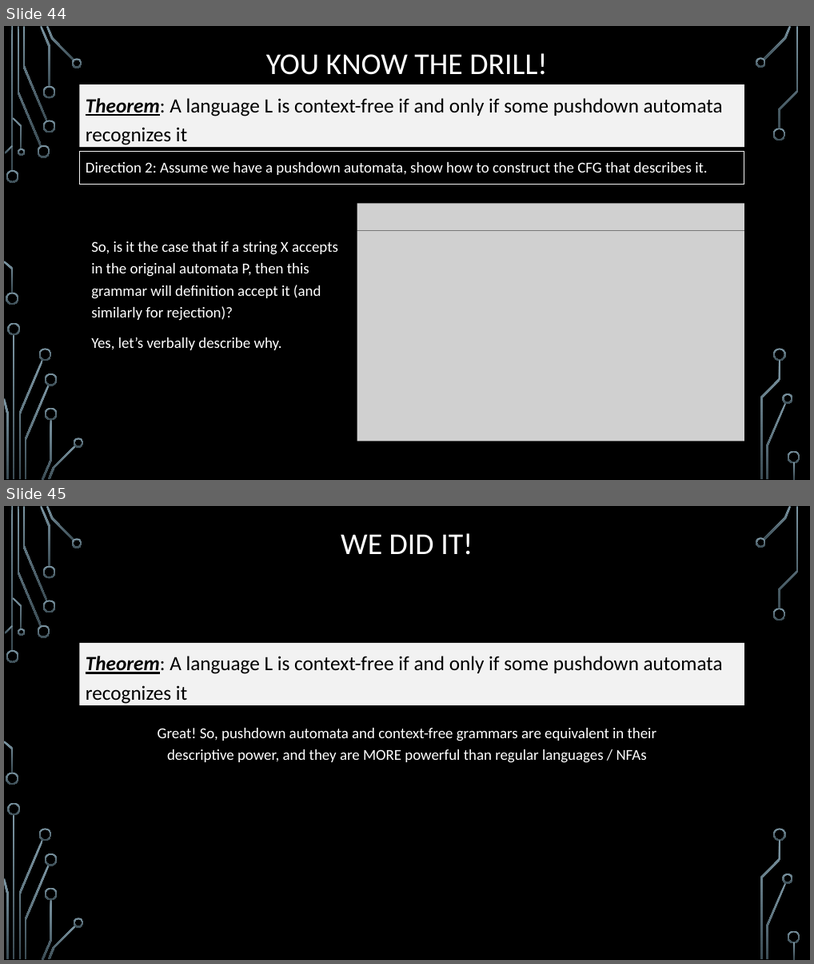
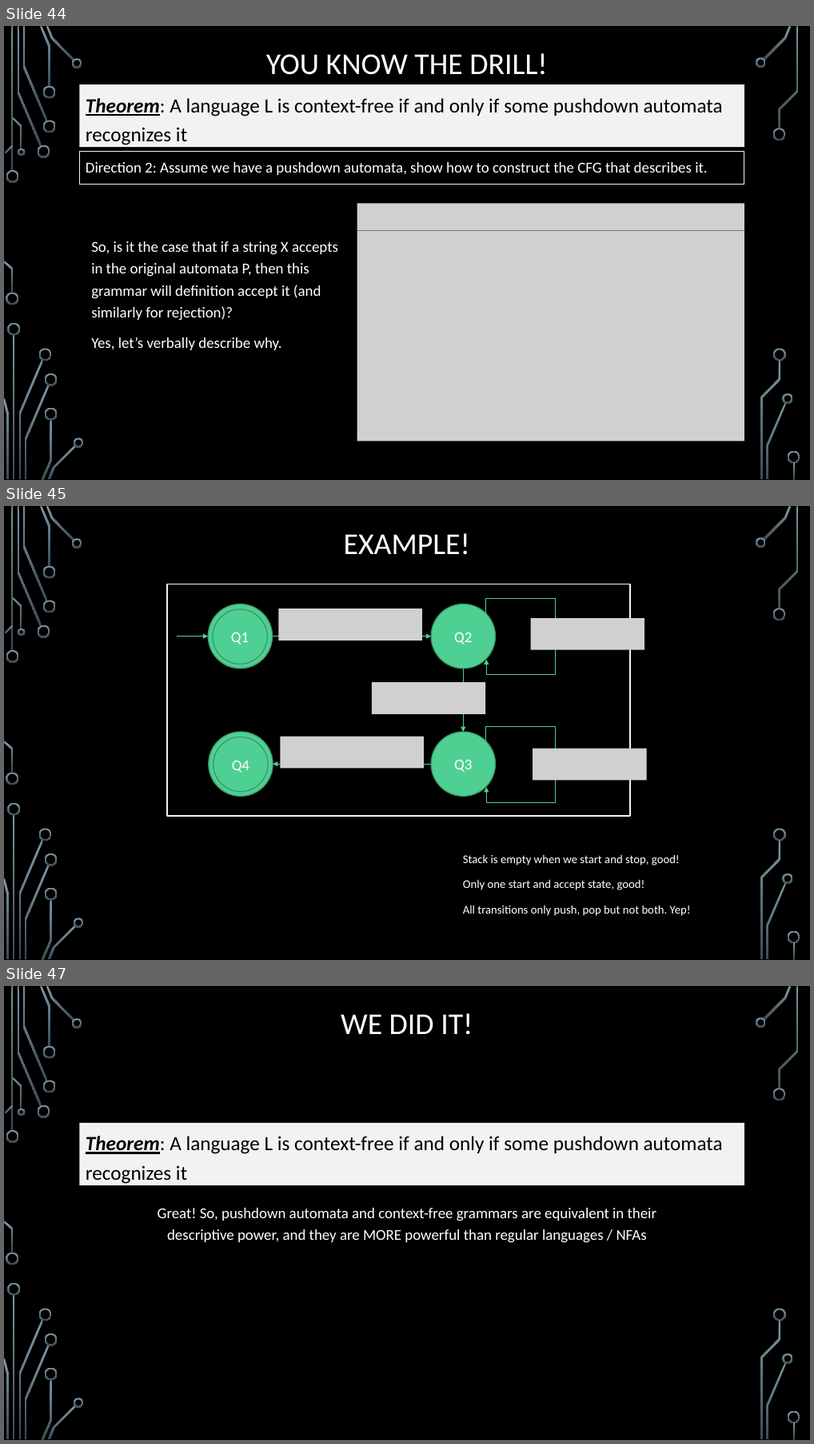
Before and after one commit to markfloryan/dmt2, a slide deck: slides/03-ContextFreeLanguages.pptx. Shown one above the other, each under a label of ours: slides 44 and 45 before the commit, slides 44, 45 and 47 after it; the slides between them are not shown. The pictures are 814x964 and 814x1444 pixels, drawn with LibreOffice and Linux fonts; fonts in the diff are those of the drawing; grey boxes stand for pictures; background and template pictures are left out. Boxes give left, top, right and bottom in pixels: in the first picture for what was removed or moved away, otherwise in the second. Text is boxed around its words. In the diff, an @@ line names an element or a change of style, - is before the commit and + after.

Commit message:
slide w/ new example

```diff
--- a/slides/03-ContextFreeLanguages.pptx
+++ b/slides/03-ContextFreeLanguages.pptx
@@ slide 45 added at [4,506,810,960], background picture (left out); not listed: 36 template elements that a slide beside it also shows @@
@@ title added at [344,533,470,555], 36 pt, text #FFFFFF @@
+EXAMPLE!
@@ group added at [167,584,647,816]: 6 ellipses, 5 pictures, 4 arrows, 2 elbow arrows, 1 rectangle @@
+Q1
+Q2
+Q3
+Q4
+Q1
+Q4
@@ text added at [463,854,691,916], 14 pt, text #FFFFFF @@
+Stack is empty when we start and stop, good!
+Only one start and accept state, good!
+All transitions only push, pop but not both. Yep!
@@ what was slide 45 is now slide 47 @@
```
Also in this commit, not shown: 1 other slide added.
